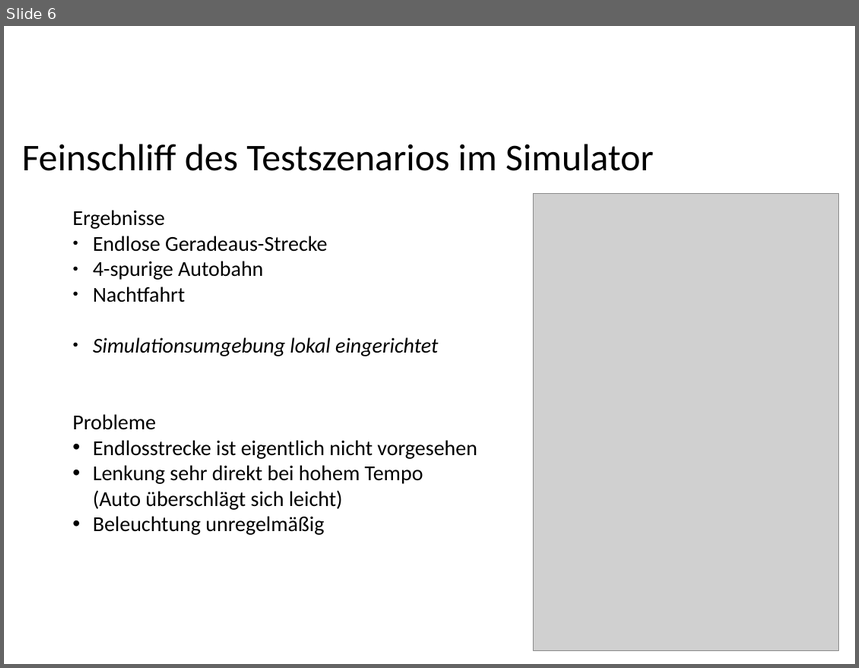
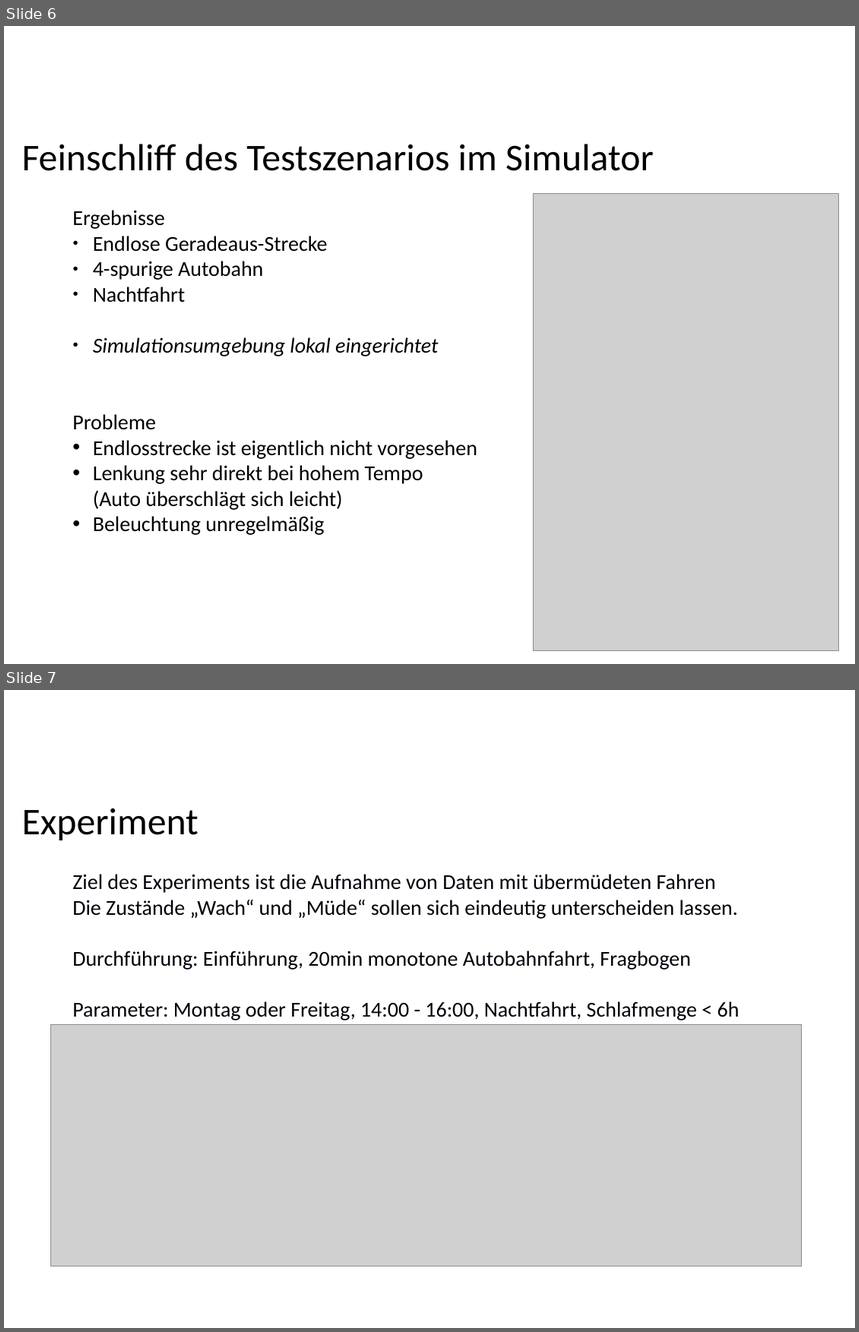
Before and after one commit to ppasler/current-adas, a slide deck: project/Zwischenstand.odp. Shown one above the other, each under a label of ours: slide 6 before the commit, slides 6 and 7 after it. The pictures are 859x668 and 859x1332 pixels, drawn with LibreOffice and Linux fonts; fonts in the diff are those of the drawing; grey boxes stand for pictures; background and template pictures are left out. Boxes give left, top, right and bottom in pixels: in the first picture for what was removed or moved away, otherwise in the second. Text is boxed around its words. In the diff, an @@ line names an element or a change of style, - is before the commit and + after.

```diff
--- a/project/Zwischenstand.odp
+++ b/project/Zwischenstand.odp
@@ slide 7 added at box(4, 690, 855, 1328), background #FFFFFF @@
@@ text added at box(22, 808, 199, 840), 32 pt, text #000000 @@
+Experiment
@@ text added at box(72, 874, 740, 1021), 18 pt, text #00000A @@
+Ziel des Experiments ist die Aufnahme von Daten mit übermüdeten Fahren
+Die Zustände „Wach“ und „Müde“ sollen sich eindeutig unterscheiden lassen.
+Durchführung: Einführung, 20min monotone Autobahnfahrt, Fragbogen
+Parameter: Montag oder Freitag, 14:00 - 16:00, Nachtfahrt, Schlafmenge < 6h
@@ picture added at box(51, 1025, 801, 1266) @@
```
Also in this commit, not shown: 1 slide changed, 6 other files.
